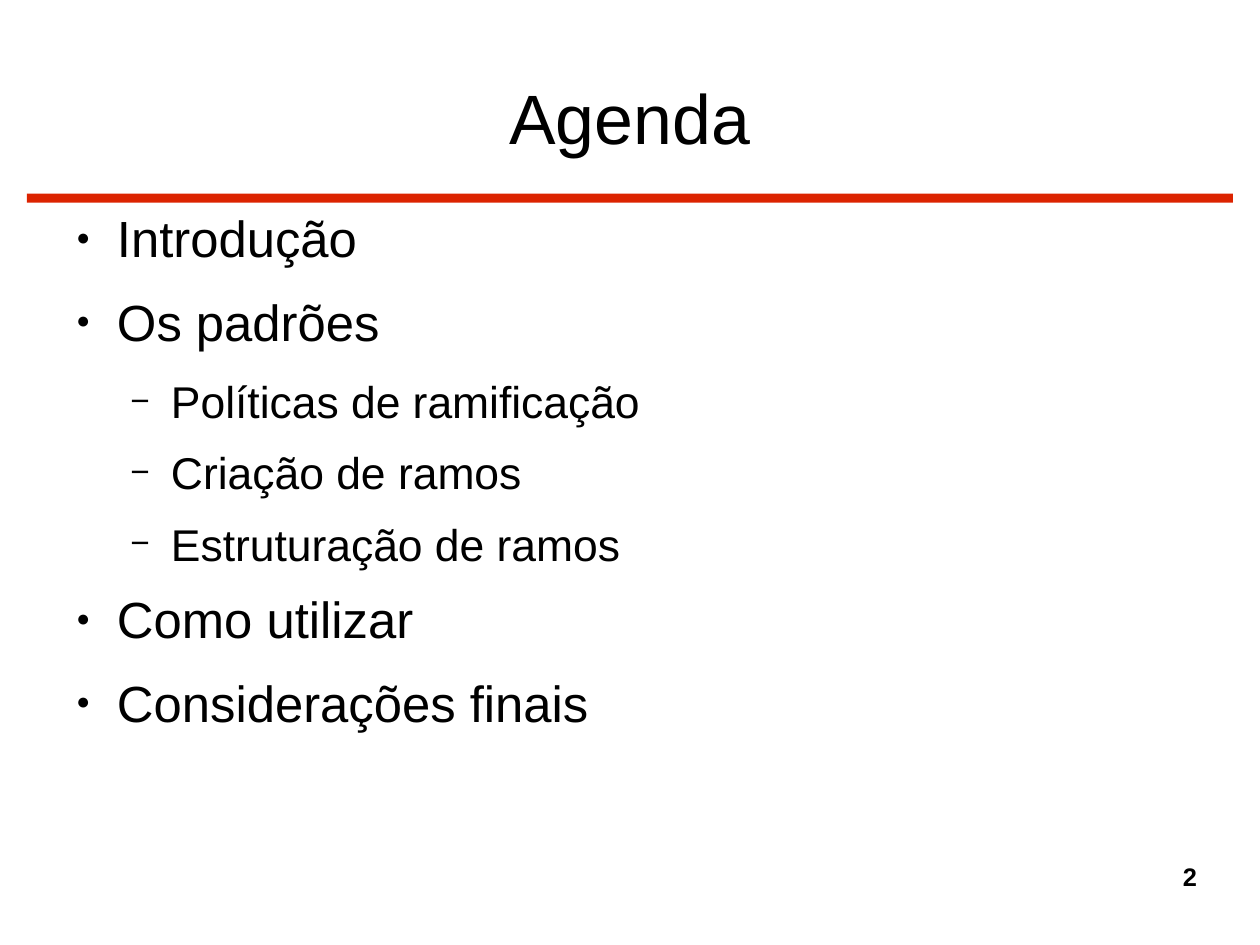
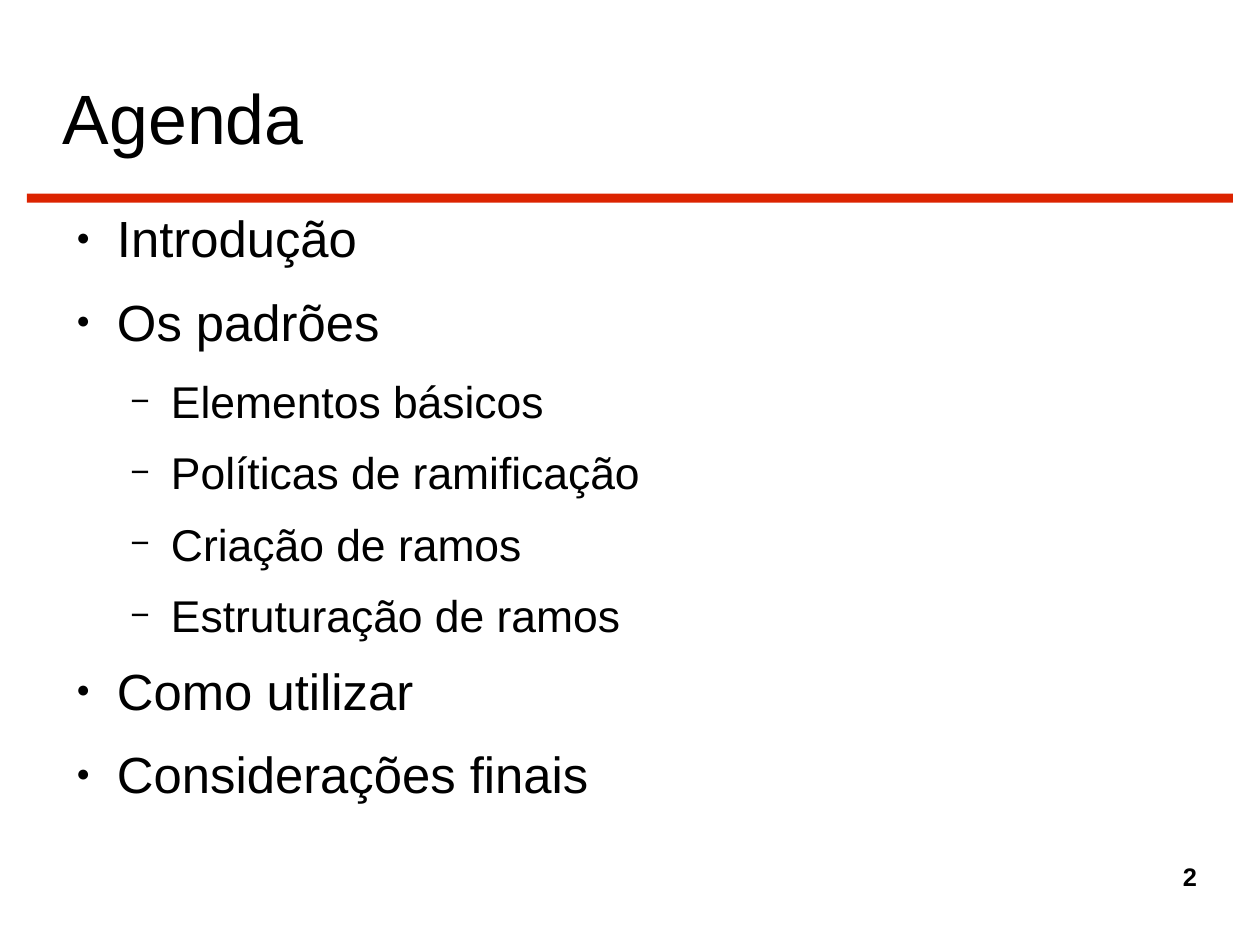
Before and after one commit to gtessa/gc20131_leitura_5, a slide deck: slide 2 of Completo.odp. Drawn at 1260x945 pixels with LibreOffice and Linux fonts; fonts in the diff are those of the drawing. Boxes give left, top, right and bottom in pixels: in the first picture for what was removed or moved away, otherwise in the second. Text is boxed around its words. In the diff, an @@ line names an element or a change of style, - is before the commit and + after.

```diff
--- a/Completo.odp
+++ b/Completo.odp
@@ title "Agenda" at [63,93,304,157]: alignment centre to left @@
@@ text at [171,385,544,419]: paragraph added @@
+  − Elementos básicos
```
Also in this commit, not shown: 72 other slides changed, 1 slide removed.
